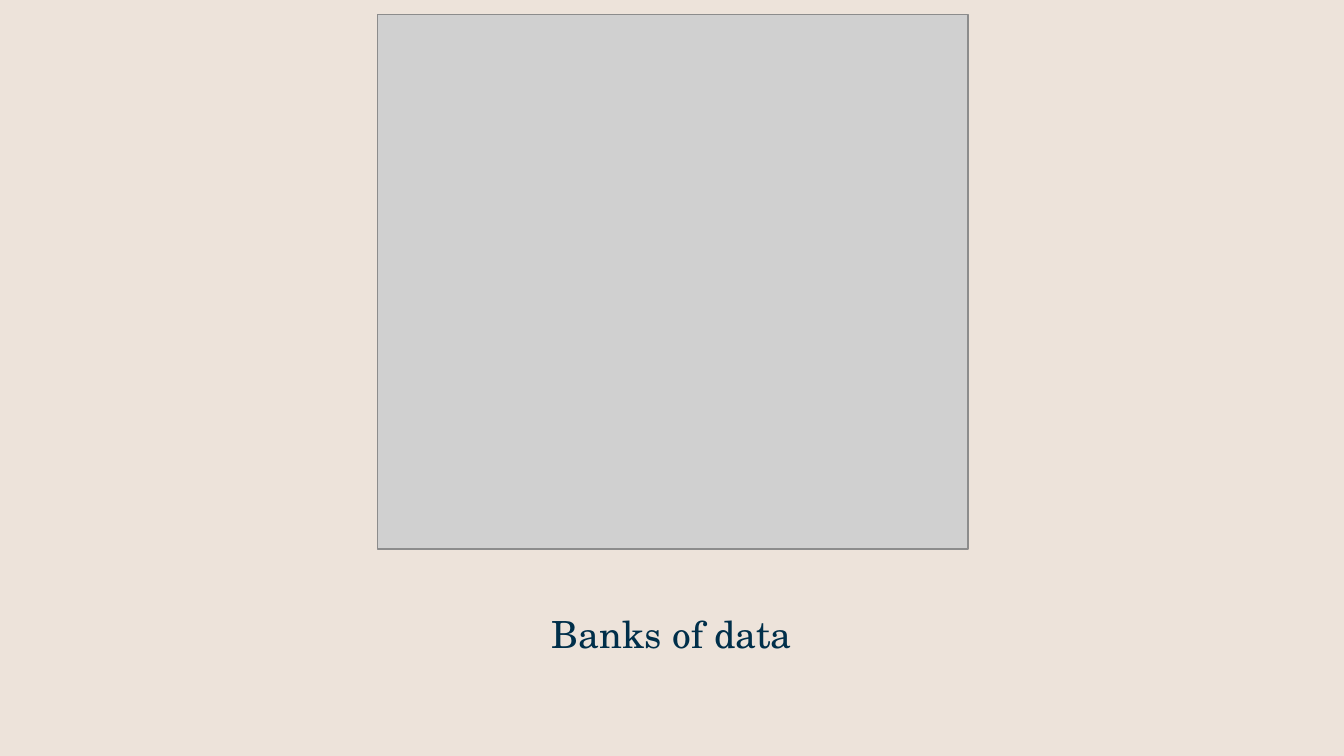
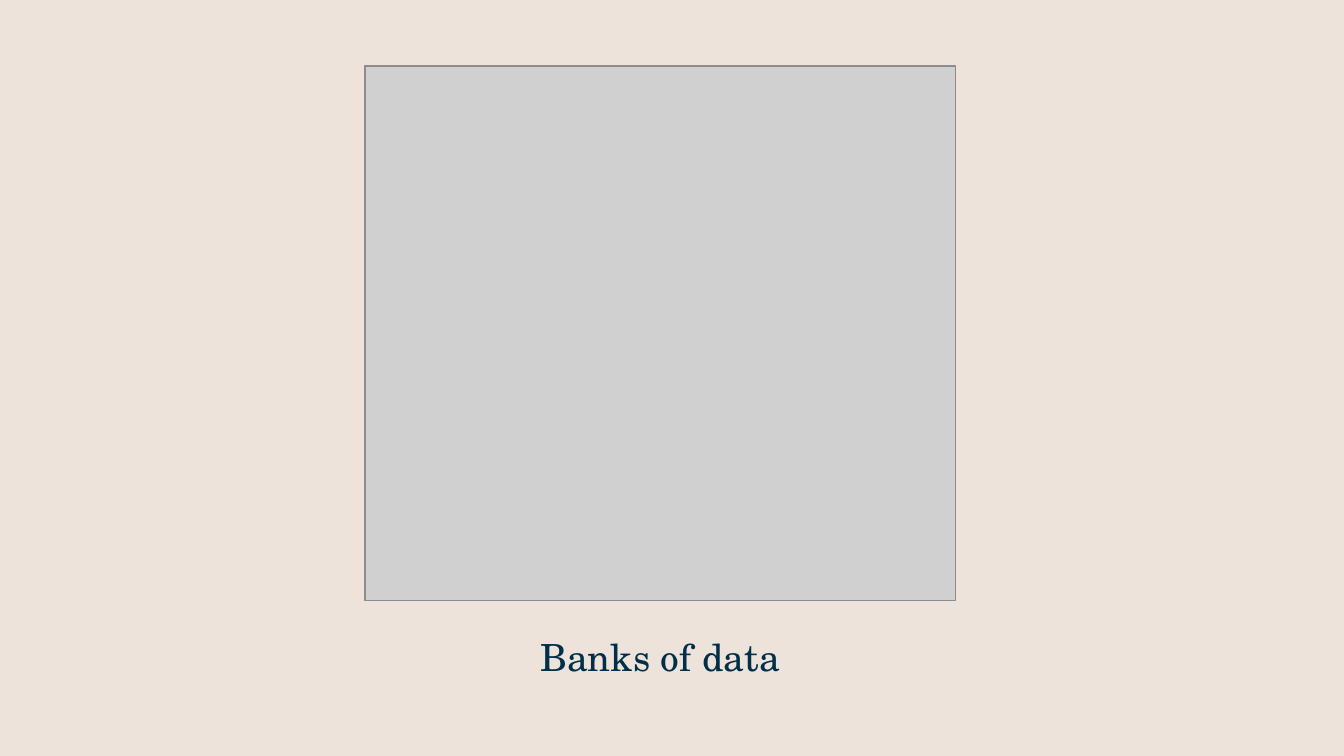
Before and after one commit to Foxtezy/Tic-Tac-Toe-Game, a slide deck: slide 12 of Presentation_ Crosses and Noughts.pptx (slide 15 before the commit). Drawn at 1344x756 pixels with LibreOffice and Linux fonts; fonts in the diff are those of the drawing; grey boxes stand for pictures. Boxes give left, top, right and bottom in pixels: in the first picture for what was removed or moved away, otherwise in the second. Text is boxed around its words. In the diff, an @@ line names an element or a change of style, - is before the commit and + after.

```diff
--- a/Presentation_ Crosses and Noughts.pptx
+++ b/Presentation_ Crosses and Noughts.pptx
@@ picture: place and size @@
-picture at (378,15,968,550)
+picture at (366,66,956,601)
@@ title "Banks of data": place and size @@
-title "Banks of data" at (552,620,792,649)
+title "Banks of data" at (540,643,780,672)
```
Also in this commit, not shown: 7 other slides changed, 2 slides added, 4 slides removed.
